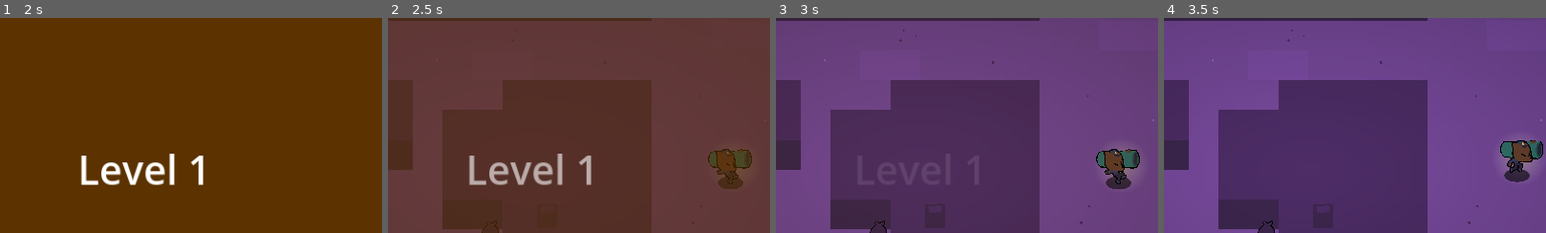
Above: before the commit, frames 1-4 (left to right).
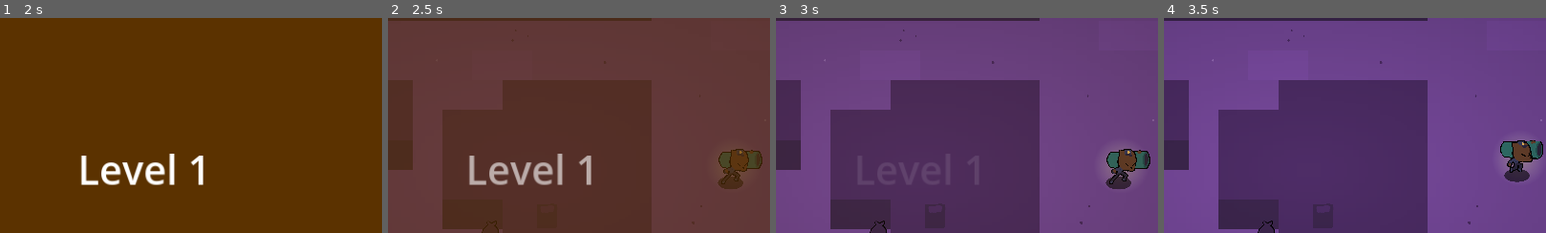
Above: after the commit, the same moments.

Repository: miyo6032/ProjectGodotWild63
Game: Godot game, scene res://scenes/main.tscn
The game is run twice, just before and just after one commit, with the same random seed, the same clock (stepped at 60 frames per second) and the same inputs.
Inputs:
- Up to frame 1 (2 s): click "Play" at 0.5 s; tap Enter at 1.25 s; hold Right (attack_right) from 1.28 s (still down); tap Tab at 1.35 s
- Up to frame 2 (2.5 s): tap Space at 2 s; release Right (attack_right) at 2.03 s; hold Down (attack_down) from 2.03 s (still down); tap Tab at 2.1 s
- Up to frame 3 (3 s): release Down (attack_down) at 2.78 s; hold Right (attack_right) from 2.78 s (still down); tap Tab at 2.85 s
- Up to frame 4 (3.5 s): keep holding Right (attack_right)
The pictures show only the part of the screen within x 31-81%, y 15-65%; the shares and areas given below are measured in that part.

Frame 1 is identical in both runs. In frame 2, 0.8% of the frame differs, in the area x 83-98%, y 60-76%; in frame 3, 1.4%, in the area x 83-98%, y 60-78%; in frame 4, nothing differs.

Commit message:
add enemy shiny thingy

Diff:
--- a/scenes/Enemy.gd
+++ b/scenes/Enemy.gd
@@ -72,6 +72,7 @@
 @onready var animation_player: AnimationPlayer = $AnimationPlayer
 @onready var animated_sprite: AnimatedSprite2D = %AnimatedSprite2D
 @onready var shadow_pivot: Node2D = %ShadowPivot
+@onready var shine_pivot: Node2D = %ShinePivot
 @onready var audio_stream_player: AudioStreamPlayer2D = $AudioStreamPlayer
 @export var health = 3
 @export var death_particles_scene: PackedScene
@@ -102,3 +103,4 @@
 func set_flip(flip: bool) -> void:
     animated_sprite.flip_h = flip
     shadow_pivot.rotation = TAU * 0.5 if flip else 0.0
+    shine_pivot.rotation = TAU * 0.5 if flip else 0.0
--- a/scenes/EnemyRangedAttackState.gd
+++ b/scenes/EnemyRangedAttackState.gd
@@ -16,6 +16,7 @@
     if current_time >= shoot_time:
         state_data.can_move = false
         enemy.animated_sprite.play("attack")
+        enemy.animation_player.play("prepare")
         enemy.audio_stream_player.stream = prepare_sfx
         enemy.audio_stream_player.play()
         fireball_tween = create_tween()
--- a/scenes/ranged_enemy.tscn
+++ b/scenes/ranged_enemy.tscn
@@ -8,6 +8,7 @@
 [ext_resource type="Script" path="res://prototype/scenes/Damageable.gd" id="4_iafrh"]
 [ext_resource type="Texture2D" uid="uid://cfgerlikle57n" path="res://graphics/enemy/troop_knocked.png" id="4_jgfhr"]
 [ext_resource type="Texture2D" uid="uid://h75v8mcijmau" path="res://graphics/enemy/troop_idle.png" id="4_y45da"]
+[ext_resource type="Texture2D" uid="uid://b5d6xkiaj8cdn" path="res://graphics/effects/shine.png" id="5_23sks"]
 [ext_resource type="Script" path="res://scenes/BaseObjectDetector.gd" id="5_jgagf"]
 [ext_resource type="Script" path="res://scenes/EnemyRangedAttackState.gd" id="5_m8asx"]
 [ext_resource type="Texture2D" uid="uid://d1wnr4tyyri7p" path="res://graphics/enemy/troop_run.png" id="5_nyu3d"]
@@ -318,6 +319,18 @@
 "update": 0,
 "values": [Color(1, 1, 1, 1)]
 }
+tracks/3/type = "value"
+tracks/3/imported = false
+tracks/3/enabled = true
+tracks/3/path = NodePath("Sprites/SpriteBase/ShinePivot/ShineSprite:visible")
+tracks/3/interp = 1
+tracks/3/loop_wrap = true
+tracks/3/keys = {
+"times": PackedFloat32Array(0),
+"transitions": PackedFloat32Array(1),
+"update": 1,
+"values": [false]
+}
 
 [sub_resource type="Animation" id="Animation_nn7tu"]
 resource_name = "hit"
@@ -359,6 +372,18 @@
 "update": 1,
 "values": [true, false]
 }
+tracks/3/type = "value"
+tracks/3/imported = false
+tracks/3/enabled = true
+tracks/3/path = NodePath("Sprites/SpriteBase/ShinePivot/ShineSprite:visible")
+tracks/3/interp = 1
+tracks/3/loop_wrap = true
+tracks/3/keys = {
+"times": PackedFloat32Array(0),
+"transitions": PackedFloat32Array(1),
+"update": 1,
+"values": [false]
+}
 
 [sub_resource type="Animation" id="Animation_lucbu"]
 resource_name = "hit"
@@ -400,12 +425,65 @@
 "update": 0,
 "values": [Color(1, 1, 1, 1), Color(1, 1, 1, 0)]
 }
+tracks/3/type = "value"
+tracks/3/imported = false
+tracks/3/enabled = true
+tracks/3/path = NodePath("Sprites/SpriteBase/ShinePivot/ShineSprite:visible")
+tracks/3/interp = 1
+tracks/3/loop_wrap = true
+tracks/3/keys = {
+"times": PackedFloat32Array(0),
+"transitions": PackedFloat32Array(1),
+"update": 1,
+"values": [false]
+}
+
+[sub_resource type="Animation" id="Animation_rr575"]
+resource_name = "prepare"
+length = 0.3
+tracks/0/type = "value"
+tracks/0/imported = false
+tracks/0/enabled = true
+tracks/0/path = NodePath("Sprites/SpriteBase/ShinePivot/ShineSprite:rotation")
+tracks/0/interp = 1
+tracks/0/loop_wrap = true
+tracks/0/keys = {
+"times": PackedFloat32Array(0, 0.3),
+"transitions": PackedFloat32Array(1, 1),
+"update": 0,
+"values": [0.0, 3.14159]
+}
+tracks/1/type = "value"
+tracks/1/imported = false
+tracks/1/enabled = true
+tracks/1/path = NodePath("Sprites/SpriteBase/ShinePivot/ShineSprite:visible")
+tracks/1/interp = 1
+tracks/1/loop_wrap = true
+tracks/1/keys = {
+"times": PackedFloat32Array(0, 0.3),
+"transitions": PackedFloat32Array(1, 1),
+"update": 1,
+"values": [true, false]
+}
+tracks/2/type = "value"
+tracks/2/imported = false
+tracks/2/enabled = true
+tracks/2/path = NodePath("Sprites/SpriteBase/ShinePivot/ShineSprite:scale")
+tracks/2/interp = 1
+tracks/2/loop_wrap = true
+tracks/2/keys = {
+"times": PackedFloat32Array(0, 0.3),
+"transitions": PackedFloat32Array(2, 1),
+"update": 0,
+"values": [Vector2(0.5, 0.5), Vector2(1, 1)]
+}
 
 [sub_resource type="AnimationLibrary" id="AnimationLibrary_fmrua"]
 _data = {
 "RESET": SubResource("Animation_02yk4"),
 "death": SubResource("Animation_lucbu"),
-"hit": SubResource("Animation_nn7tu")
+"hit": SubResource("Animation_nn7tu"),
+"prepare": SubResource("Animation_rr575")
 }
 
 [sub_resource type="CircleShape2D" id="CircleShape2D_soeh7"]
@@ -446,7 +524,20 @@
 material = SubResource("ShaderMaterial_5x272")
 position = Vector2(0, -80)
 sprite_frames = SubResource("SpriteFrames_nleu6")
-animation = &"die"
+animation = &"attack"
+frame = 7
+frame_progress = 1.0
+
+[node name="ShinePivot" type="Node2D" parent="Sprites/SpriteBase"]
+unique_name_in_owner = true
+position = Vector2(0, -94)
+
+[node name="ShineSprite" type="Sprite2D" parent="Sprites/SpriteBase/ShinePivot"]
+visible = false
+z_index = 1
+position = Vector2(123, 0)
+scale = Vector2(0.5, 0.5)
+texture = ExtResource("5_23sks")
 
 [node name="CollisionShape2D" type="CollisionShape2D" parent="."]
 rotation = 1.5708
Not shown: 1 places in scenes/ranged_enemy.tscn that only renumber resources
